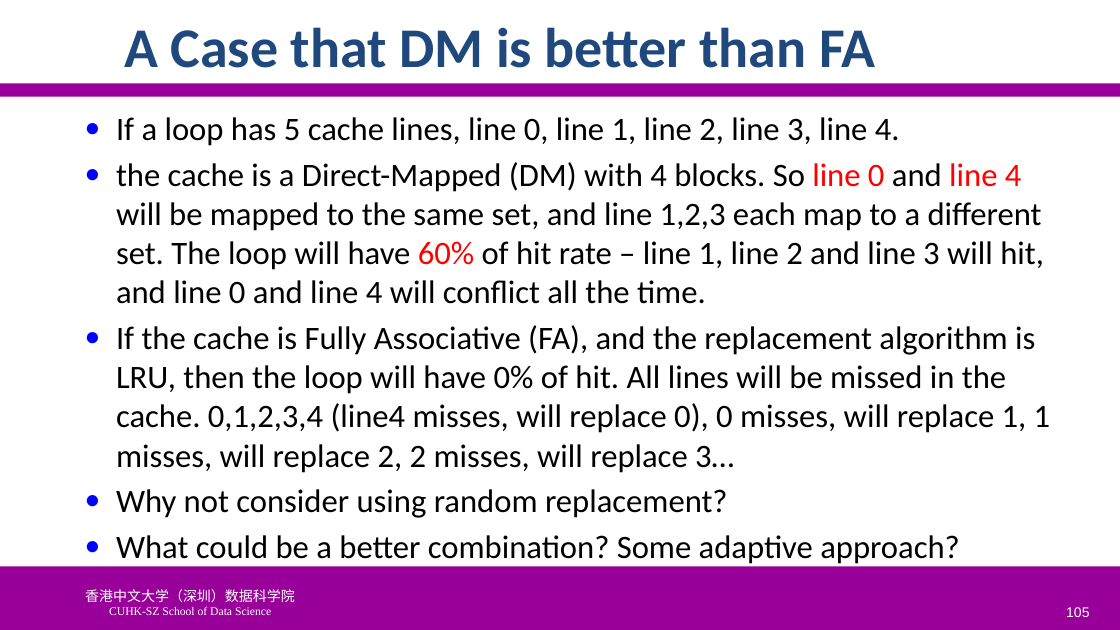
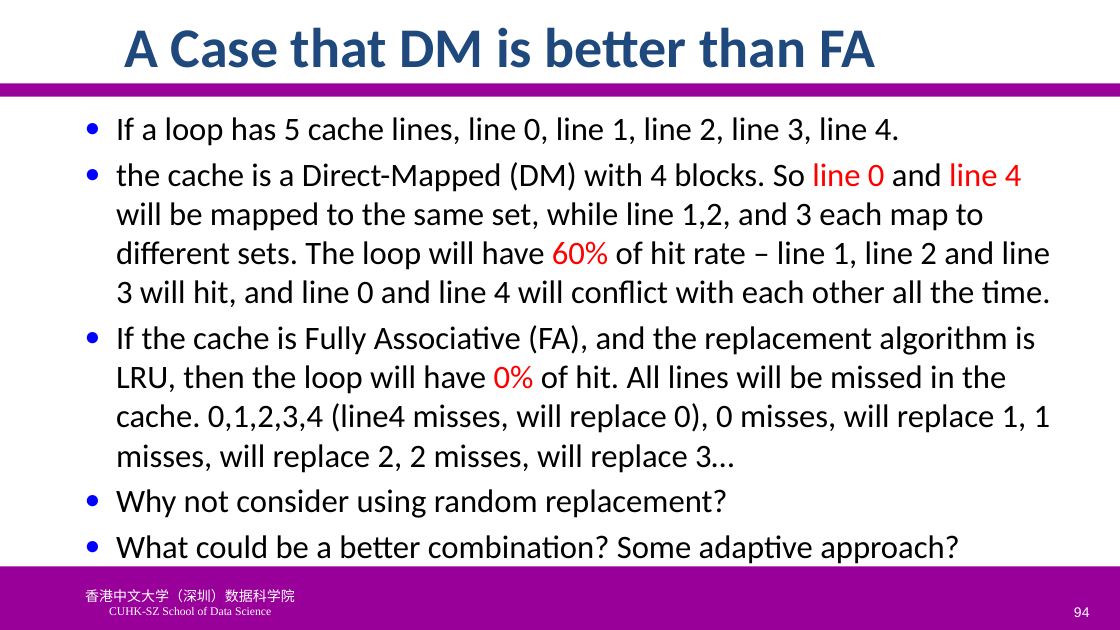
Before and after one commit to SUNCHAOYI923/CMU_CSAPP, a slide deck: slide 94 of slide/CA3060-6-MemHierarchy.pptx (slide 105 before the commit). Drawn at 1120x630 pixels with LibreOffice and Linux fonts; fonts in the diff are those of the drawing; background and template pictures are left out. Boxes give left, top, right and bottom in pixels: in the first picture for what was removed or moved away, otherwise in the second. Text is boxed around its words. In the diff, an @@ line names an element or a change of style, - is before the commit and + after.

```diff
--- a/slide/CA3060-6-MemHierarchy.pptx
+++ b/slide/CA3060-6-MemHierarchy.pptx
@@ text at [116, 162, 1051, 307]: text changed @@
-● the cache is a Direct-Mapped (DM) with 4 blocks. So line 0 and line 4 will be mapped to the same set, and line 1,2,3 each map to a different set. The loop will have 60% of hit rate – line 1, line 2 and line 3 will hit, and line 0 and line 4 will conflict all the time.
+● the cache is a Direct-Mapped (DM) with 4 blocks. So line 0 and line 4 will be mapped to the same set, while line 1,2, and 3 each map to different sets. The loop will have 60% of hit rate – line 1, line 2 and line 3 will hit, and line 0 and line 4 will conflict with each other all the time.
@@ text at [116, 325, 1051, 473]: text colour #000000 to #FF0000 in "0%" @@
@@ page number at [1074, 607, 1090, 617]: text changed @@
-105
+94
```
Also in this commit, not shown: 40 other slides changed, 5 slides added, 10 slides removed, 31 other files.
